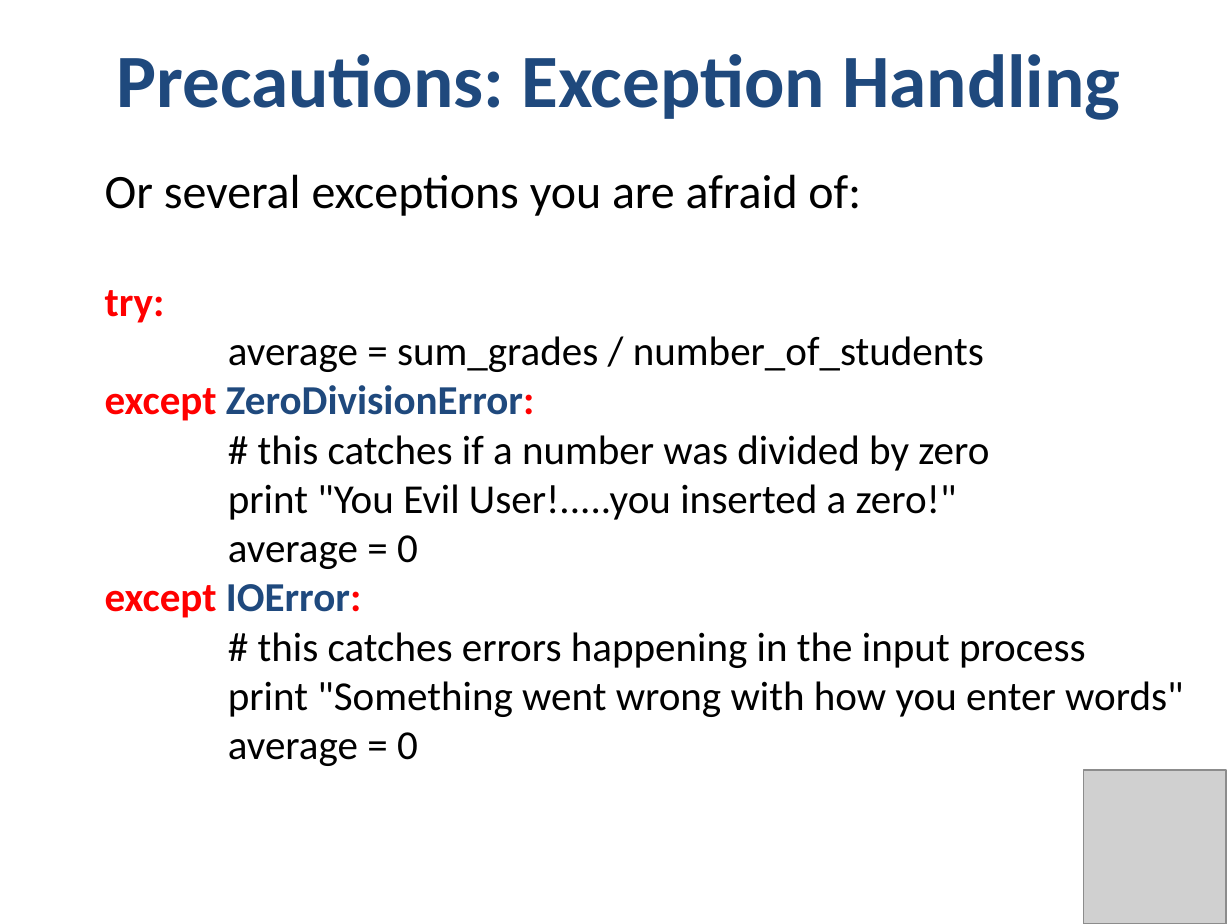
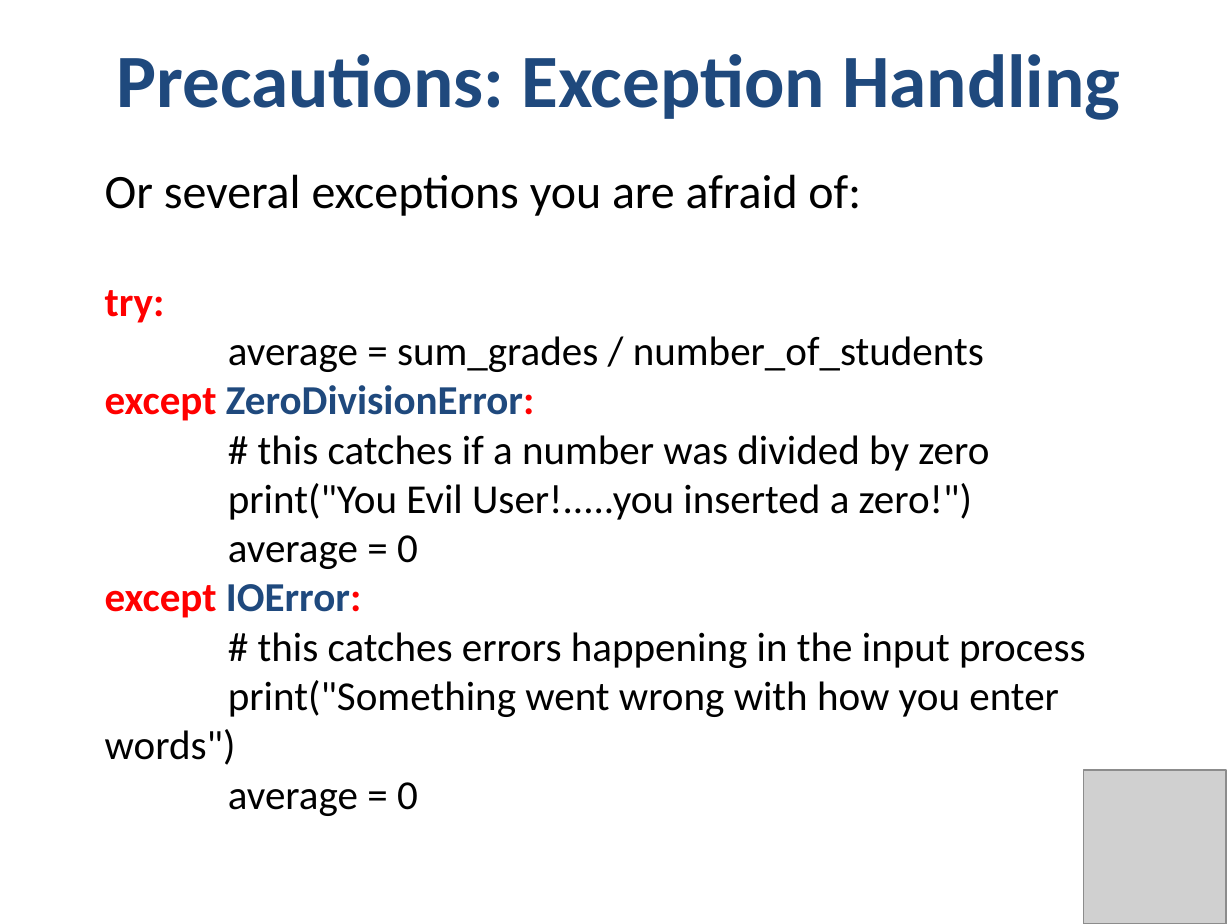
Before and after one commit to phonedude/cs532-s17, a slide deck: slide 69 of slides/week-02-python.pptx. Drawn at 1232x924 pixels with LibreOffice and Linux fonts; fonts in the diff are those of the drawing; grey boxes stand for pictures. Boxes give left, top, right and bottom in pixels: in the first picture for what was removed or moved away, otherwise in the second. Text is boxed around its words. In the diff, an @@ line names an element or a change of style, - is before the commit and + after.

```diff
--- a/slides/week-02-python.pptx
+++ b/slides/week-02-python.pptx
@@ text at (228, 483, 972, 520): text changed @@
-print "You Evil User!.....you inserted a zero!"
+print("You Evil User!.....you inserted a zero!")
@@ text at (105, 680, 1059, 765): text changed @@
-print "Something went wrong with how you enter words"
+print("Something went wrong with how you enter words")
```
Also in this commit, not shown: 15 other slides changed, 1 other file.
